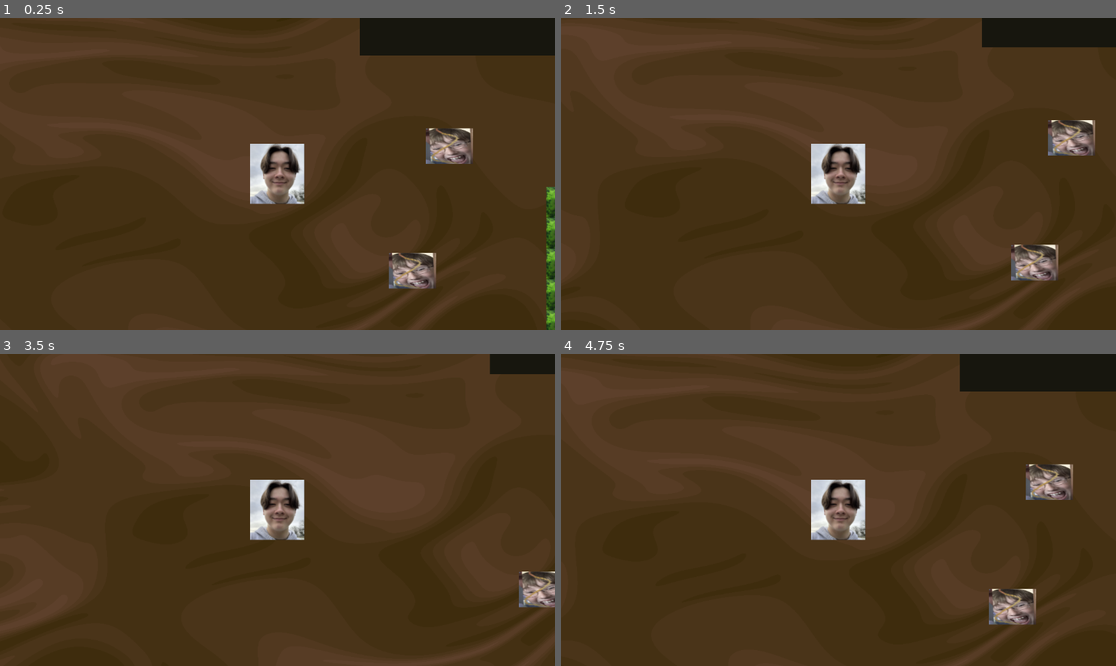
Above: before the commit, frames 1-4 (two rows, left to right).
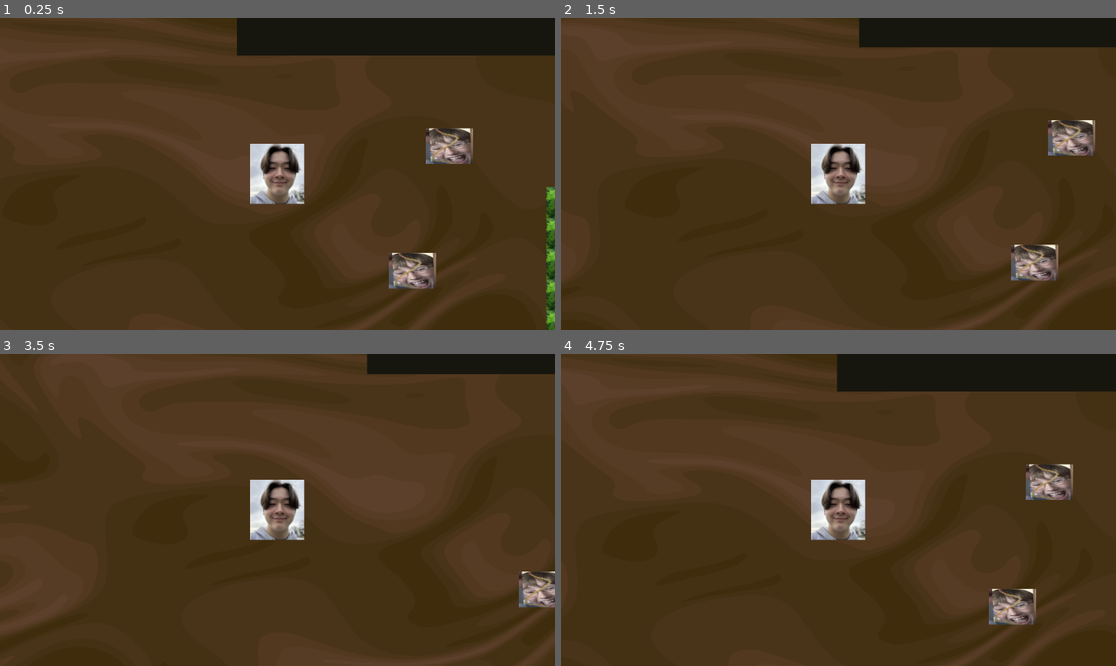
Above: after the commit, the same moments.

Repository: arrowira/shopJam
Game: Godot game, scene res://scenes/main.tscn
Same seed, same stepped clock (60 frames per second), same inputs: the game is played once before the commit and once after it.
Inputs:
- Up to frame 1 (0.25 s): no input
- Up to frame 2 (1.5 s): tap Enter at 0.5 s; hold A (right) 0.53-1.28 s; hold E (eat) 0.53-1.28 s; hold S (down) from 1.28 s (still down); tap E (eat) at 1.35 s
- Up to frame 3 (3.5 s): release S (down) at 2.03 s; hold A (right) 2.03-2.78 s; hold E (eat) 2.03-2.78 s; hold W (up) from 2.78 s (still down); tap E (eat) at 2.85 s
- Up to frame 4 (4.75 s): release W (up) at 3.53 s; hold E (eat) 3.53-4.28 s; hold D (left) from 3.53 s (still down); tap E (eat) at 4.35 s

The runs differ from the first frame. In frame 1, 2.7% of the frame differs, in the area x 42-65%, y 0-13%; in frame 2, 2.1%; in frame 3, 1.4%; in frame 4, 2.7%.

Commit message:
shop top and bottom working well

Diff:
--- a/new-game-project/scenes/main.tscn
+++ b/new-game-project/scenes/main.tscn
@@ -21,6 +21,7 @@
 [node name="main" type="Node2D"]
 
 [node name="ColorRect" type="ColorRect" parent="."]
+z_index = -100
 material = SubResource("ShaderMaterial_tbgi4")
 offset_left = -5255.0
 offset_top = -3317.0
@@ -43,3 +44,9 @@
 
 [node name="shop" parent="." instance=ExtResource("5_tbgi4")]
 position = Vector2(341, -369)
+
+[node name="edibleSmall3" parent="." instance=ExtResource("3_tbgi4")]
+position = Vector2(426, -280)
+
+[node name="edibleSmall4" parent="." instance=ExtResource("3_tbgi4")]
+position = Vector2(201, -367)
--- a/new-game-project/scenes/shop.tscn
+++ b/new-game-project/scenes/shop.tscn
@@ -3,7 +3,7 @@
 [ext_resource type="Script" uid="uid://ctn4skimp326w" path="res://scripts/shop.gd" id="1_lx5au"]
 
 [sub_resource type="RectangleShape2D" id="RectangleShape2D_xfvoa"]
-size = Vector2(457, 340)
+size = Vector2(934, 553)
 
 [sub_resource type="Animation" id="Animation_1l46r"]
 resource_name = "shopIn"
@@ -72,18 +72,26 @@
 [node name="shop" type="Node2D"]
 script = ExtResource("1_lx5au")
 
+[node name="ColorRect2" type="ColorRect" parent="."]
+z_index = -2
+offset_left = -469.0
+offset_top = -398.0
+offset_right = 473.0
+offset_bottom = 161.0
+color = Color(0.5689163, 0.49132615, 0.4542536, 1)
+
 [node name="ColorRect" type="ColorRect" parent="."]
-offset_left = -225.0
-offset_top = -164.0
-offset_right = 227.0
+z_index = 100
+offset_left = -480.0
+offset_top = -410.0
+offset_right = 482.0
 offset_bottom = 172.0
 color = Color(0.09086525, 0.08582147, 0.05517838, 1)
 
 [node name="Area2D" type="Area2D" parent="."]
 
 [node name="CollisionShape2D" type="CollisionShape2D" parent="Area2D"]
-visible = false
-position = Vector2(1.5, 3)
+position = Vector2(1, -110.5)
 shape = SubResource("RectangleShape2D_xfvoa")
 
 [node name="AnimationPlayer" type="AnimationPlayer" parent="."]
